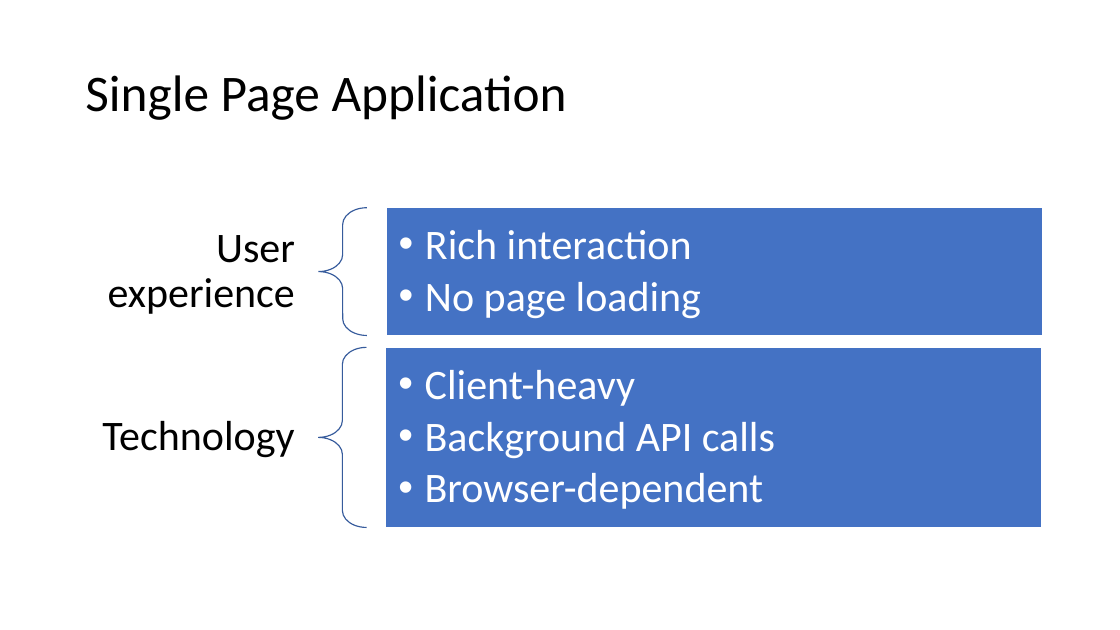
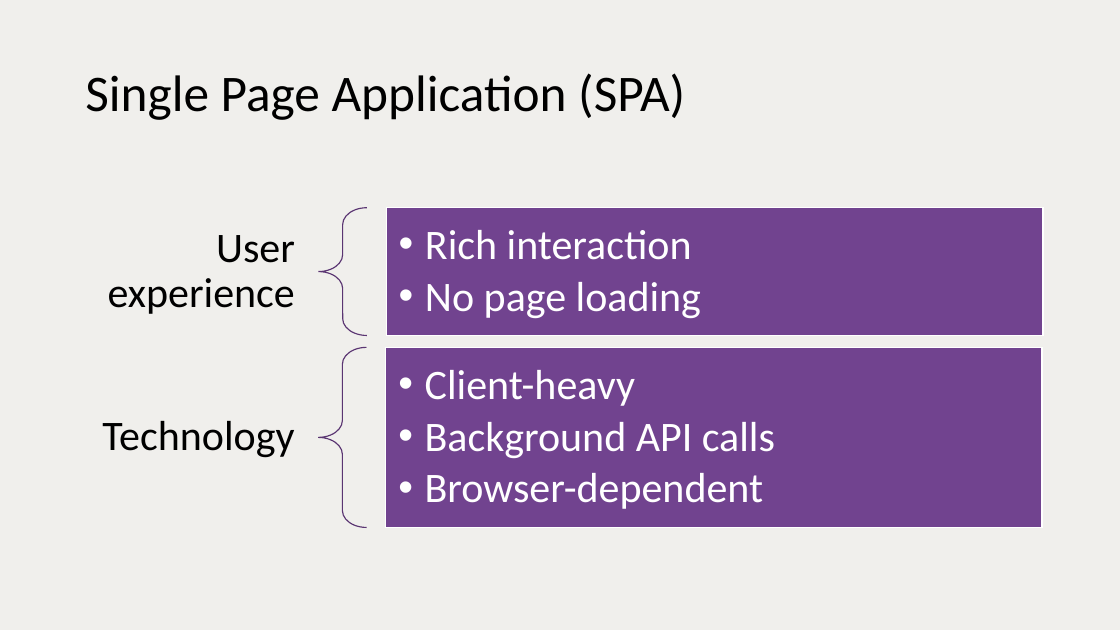
Before and after one commit to vuorinem/ADNUGTalk, a slide deck: slide 7 of Aurelia.pptm. Drawn at 1120x630 pixels with LibreOffice and Linux fonts; fonts in the diff are those of the drawing. Boxes give left, top, right and bottom in pixels: in the first picture for what was removed or moved away, otherwise in the second. Text is boxed around its words. In the diff, an @@ line names an element or a change of style, - is before the commit and + after.

```diff
--- a/Aurelia.pptm
+++ b/Aurelia.pptm
@@ background #FFFFFF to #F0EFEC @@
@@ title at [85,73,685,120]: text changed @@
-Single Page Application
+Single Page Application (SPA)
@@ left brace at [318,208,366,335]: outline #365B9D 1 pt to #5A3673 1 pt @@
@@ rectangle at [386,208,1044,335]: fill #4472C4 to #71438F @@
@@ left brace at [318,348,366,528]: outline #365B9D 1 pt to #5A3673 1 pt @@
@@ rectangle at [386,348,1042,528]: fill #4472C4 to #71438F @@
```
Also in this commit, not shown: 18 other slides changed, 7 slides added, 5 slides removed.
